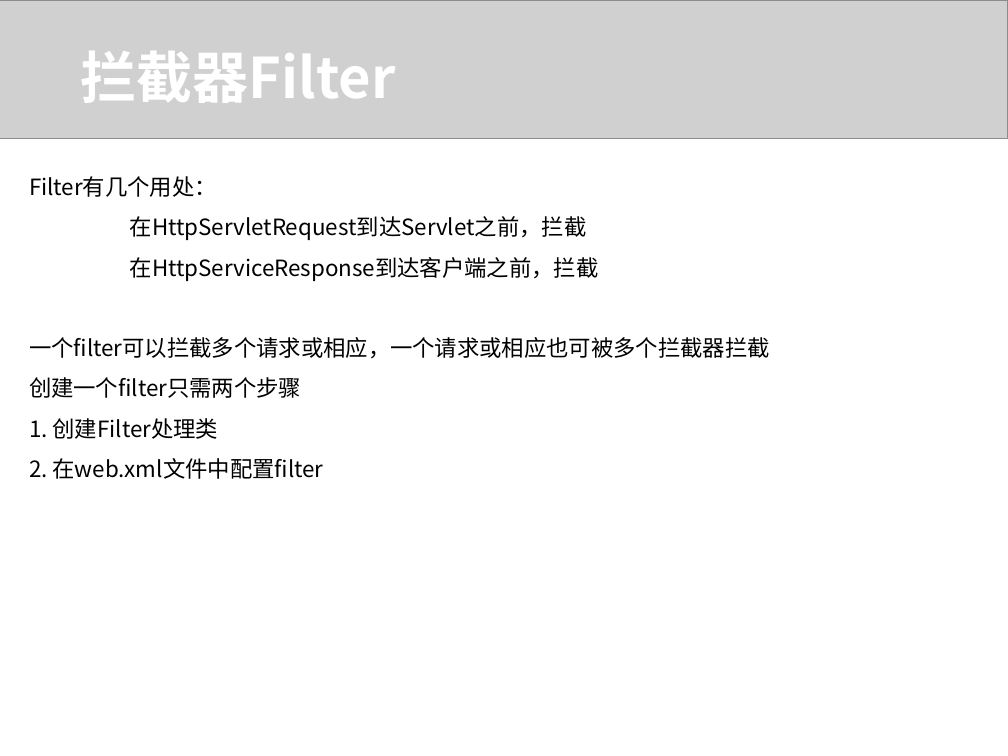
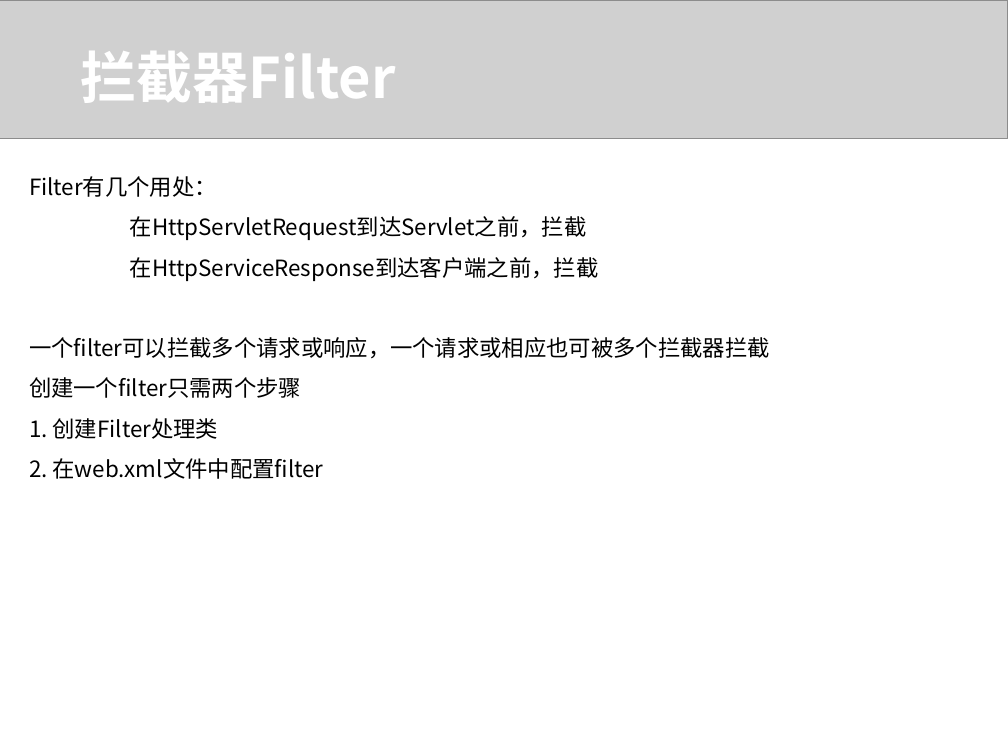
Before and after one commit to juno1985/softcits-training, a slide deck: slide 11 of 中级/中级Servlet.ppt. Drawn at 1008x756 pixels with LibreOffice and Linux fonts; fonts in the diff are those of the drawing; grey boxes stand for pictures. Boxes give left, top, right and bottom in pixels: in the first picture for what was removed or moved away, otherwise in the second. Text is boxed around its words. In the diff, an @@ line names an element or a change of style, - is before the commit and + after.

```diff
--- a/中级/中级Servlet.ppt
+++ b/中级/中级Servlet.ppt
@@ text at [29, 337, 770, 359]: text changed @@
-一个filter可以拦截多个请求或相应，一个请求或相应也可被多个拦截器拦截
+一个filter可以拦截多个请求或响应，一个请求或相应也可被多个拦截器拦截
```
Also in this commit, not shown: 1 other slide changed, 1 other file.
